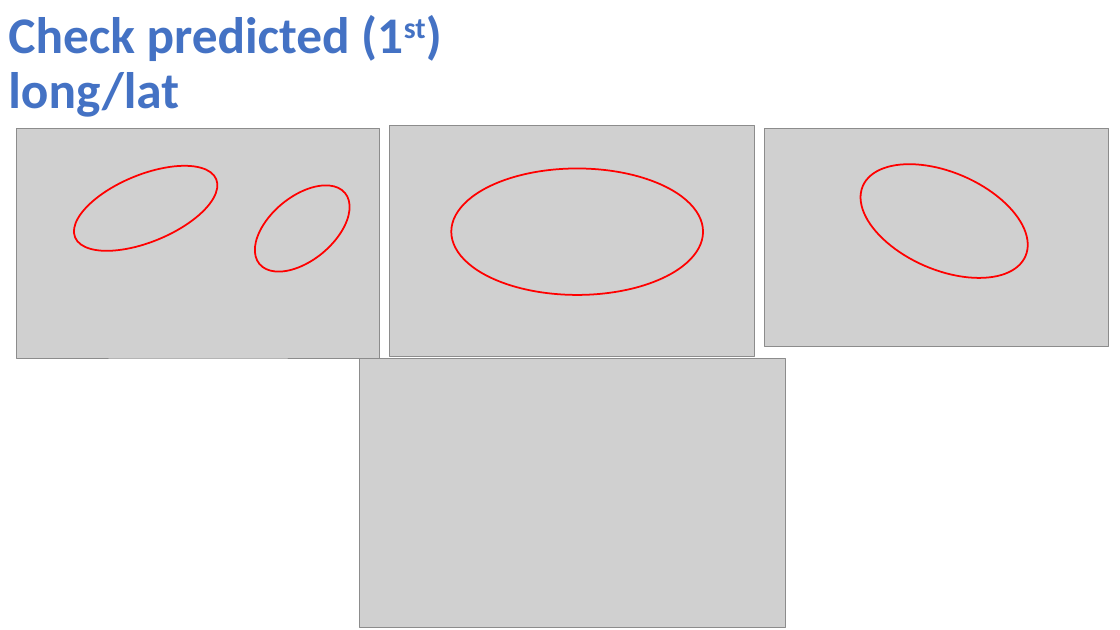
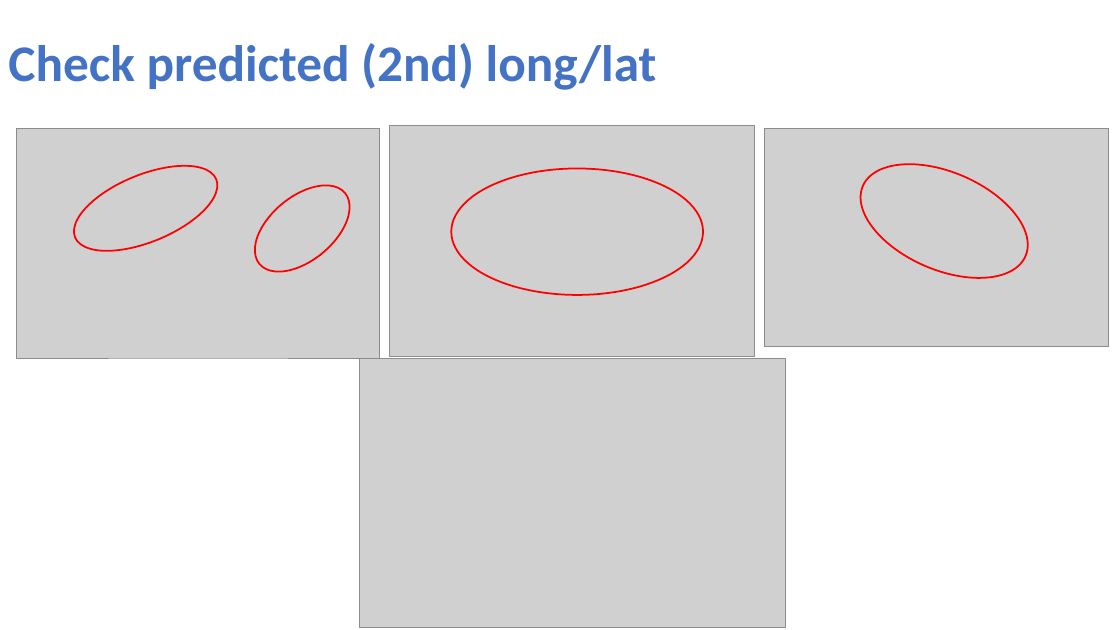
Before and after one commit to NatasjaFortuin/Wifi-locationing, a slide deck: slide 48 of Data etc/Pres Wifi.pptx (slide 50 before the commit). Drawn at 1120x630 pixels with LibreOffice and Linux fonts; fonts in the diff are those of the drawing; grey boxes stand for pictures. Boxes give left, top, right and bottom in pixels: in the first picture for what was removed or moved away, otherwise in the second. Text is boxed around its words. In the diff, an @@ line names an element or a change of style, - is before the commit and + after.

```diff
--- a/Data etc/Pres Wifi.pptx
+++ b/Data etc/Pres Wifi.pptx
@@ title at (8,43,657,90): text changed @@
-Check predicted (1st) long/lat
+Check predicted (2nd) long/lat
```
Also in this commit, not shown: 22 other slides changed, 5 slides added, 3 slides removed, 2 other files.
